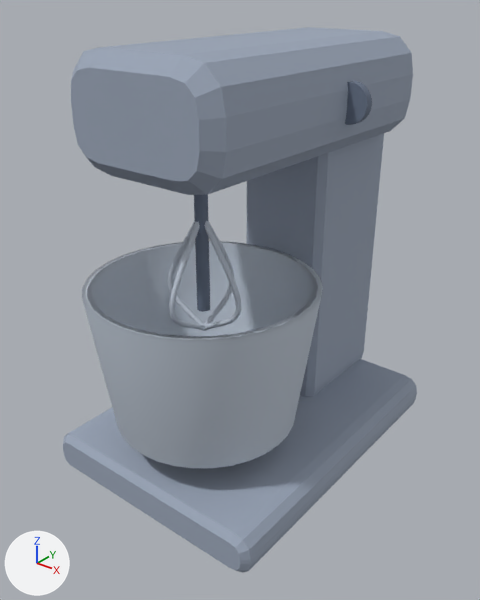
The glTF model homeos/frontend/public/static/3d-studio/models/stand-mixer.glb, before and after one commit.
Camera for both pictures: a camera (50 mm lens) standing at (0.36, -0.464, 0.448) and looking at (0.003, -0.016, 0.171). The lights are fixed; the arrows at lower left show +X, +Y and +Z. The first picture is the older version. Where no turn or scale is listed for an object, it has been applied to the vertices.

The first picture shows 'body', 'dark', 'light'.
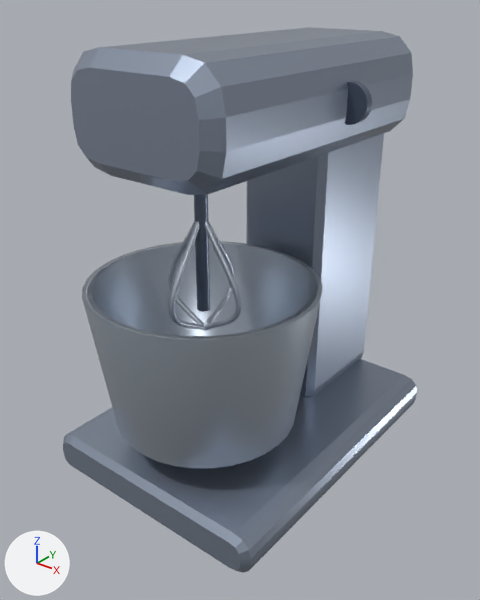
Pixel boxes (x1, y1, x2, y2) of what changed, in the pictures (480 x 600 px):
```json
{"object": "body", "change": "surface changed", "before": [63, 27, 417, 573], "after": [63, 27, 417, 573]}
{"object": "light", "change": "surface changed", "before": [82, 221, 323, 468], "after": [82, 221, 323, 468]}
{"object": "dark", "change": "surface changed", "before": [195, 81, 372, 312], "after": [195, 81, 372, 312]}
```

Edits to the scene script, one JSON object a line:
```json
{"op": "set", "path": "mat_stand_mixer_candidate_body.roughness", "old": "0.82", "new": "0.32"}
{"op": "set", "path": "mat_stand_mixer_candidate_body.metallic", "old": "0.0", "new": "0.72"}
{"op": "set", "path": "mat_stand_mixer_candidate_dark.metallic", "old": "0.0", "new": "0.72"}
{"op": "set", "path": "mat_stand_mixer_candidate_light.roughness", "old": "0.82", "new": "0.32"}
{"op": "set", "path": "mat_stand_mixer_candidate_light.metallic", "old": "0.0", "new": "0.72"}
```
